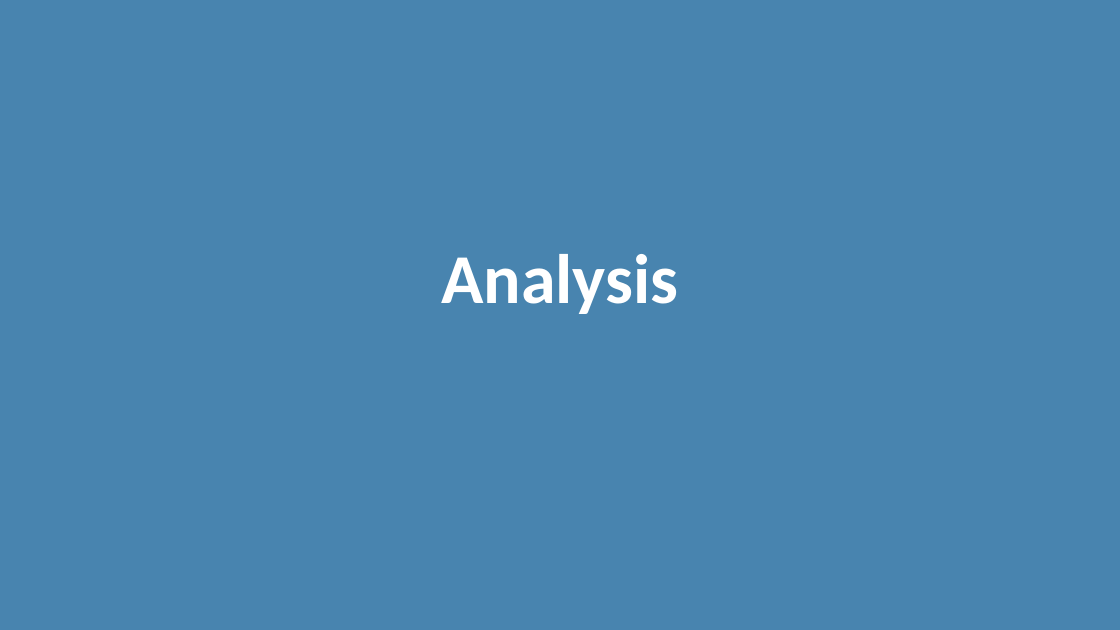
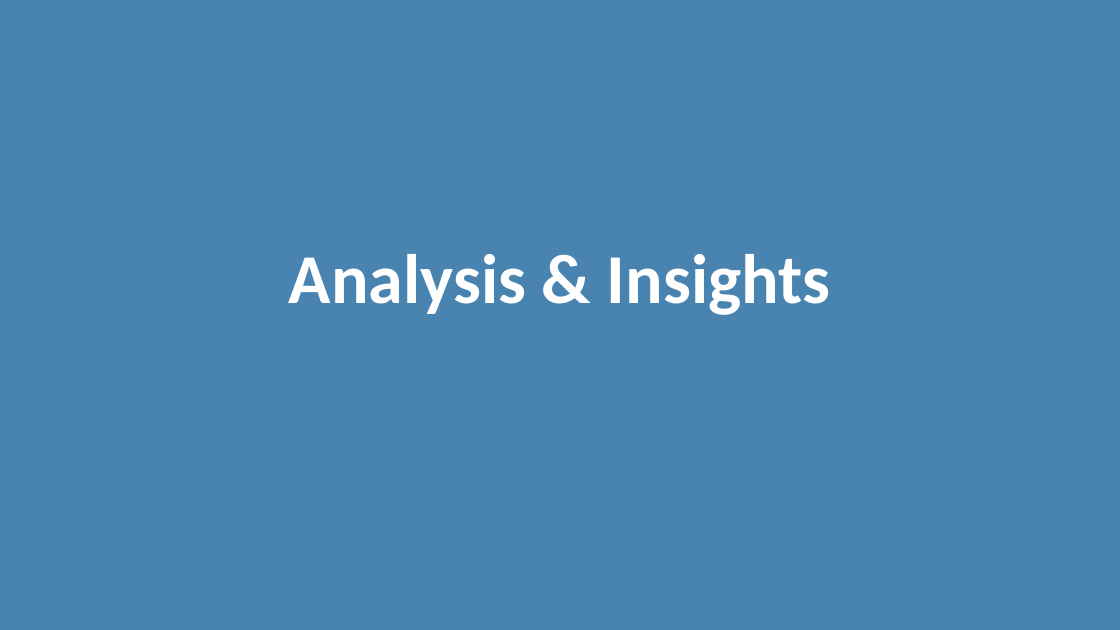
Before and after one commit to jenwhitson/sentencing_project, a slide deck: slide 5 of Presentation.pptx. Drawn at 1120x630 pixels with LibreOffice and Linux fonts; fonts in the diff are those of the drawing. Boxes give left, top, right and bottom in pixels: in the first picture for what was removed or moved away, otherwise in the second. Text is boxed around its words. In the diff, an @@ line names an element or a change of style, - is before the commit and + after.

```diff
--- a/Presentation.pptx
+++ b/Presentation.pptx
@@ title at [289,254,830,315]: text changed @@
-Analysis
+Analysis & Insights
```
Also in this commit, not shown: 10 other slides changed, 1 slide added, 1 slide removed.
